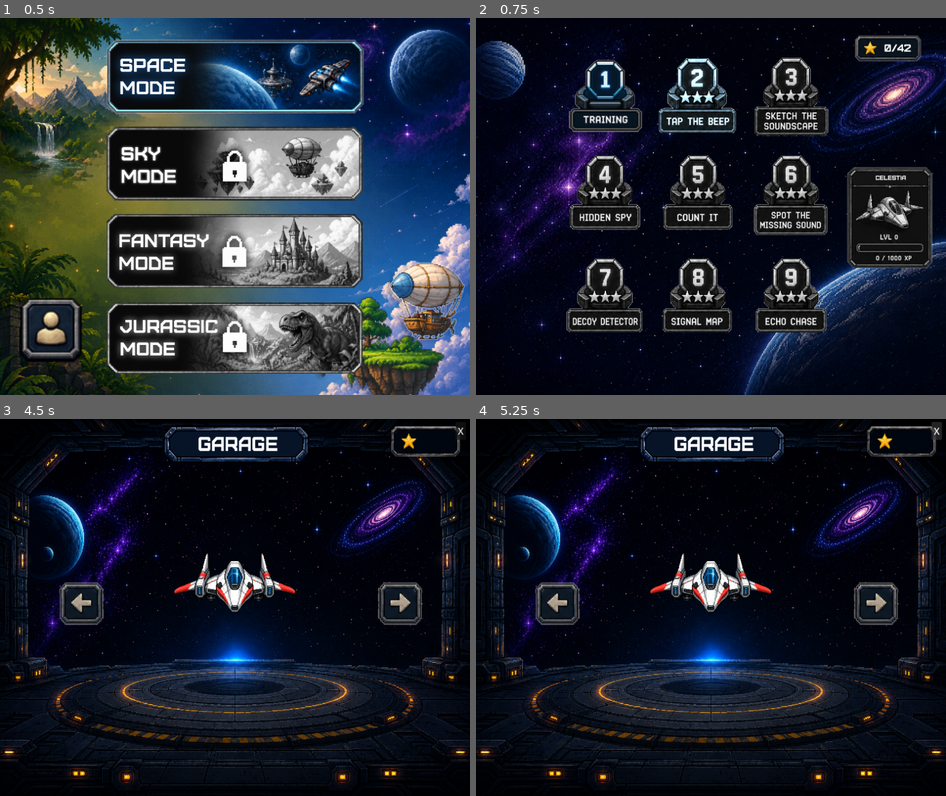
Above: before the commit, frames 1-4 (two rows, left to right).
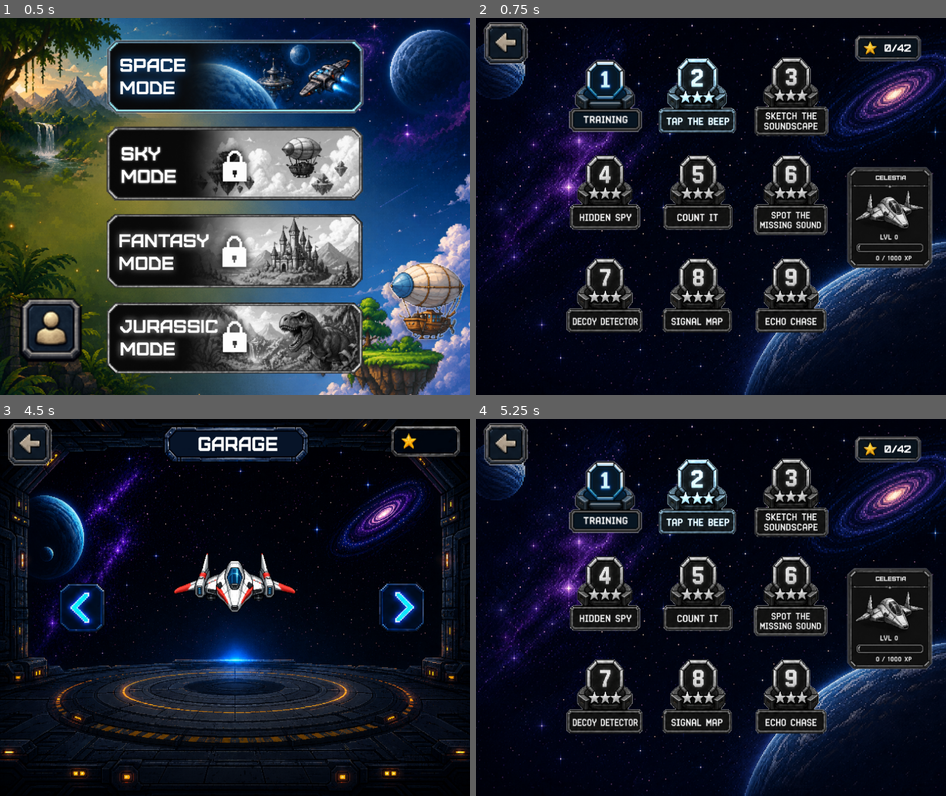
Above: after the commit, the same moments.

Repository: bibyeo/ATTuneonlineGODOT
Game: Godot game, scene res://Scenes/SelectScreen.tscn
The game is run twice, just before and just after one commit, with the same random seed, the same clock (stepped at 60 frames per second) and the same inputs.
Inputs (mouse positions are in pixels of both pictures, inside the frame that each line leads up to; where the layout moved, square brackets give the same spot in the first picture):
- Up to frame 1 (0.5 s): no input
- Up to frame 2 (0.75 s): click (711, 82) at 0.5 s
- Up to frame 3 (4.5 s): click (131, 498) at 1.25 s; click (28, 445) at 2 s; click (220, 498) at 2.75 s; click (28, 445) at 3.5 s; click (413, 618) at 4.25 s
- Up to frame 4 (5.25 s): click (504, 445) [936, 430] at 5 s

Frame 1 is identical in both runs. In frame 2, 0.8% of the frame differs, in the area x 1-12%, y 1-13%; in frame 3, 2.7%; in frame 4, 40%, in the area x 0-100%, y 0-100%.

Commit message:
Added back buttons

Diff:
--- /dev/null
+++ b/ATTuneProject/Scenes/GarageExit.gd
@@ -0,0 +1,4 @@
+extends TextureButton
+
+func _on_button_down() -> void:
+	get_tree().change_scene_to_file("res://Scenes/space_level_select.tscn")
--- /dev/null
+++ b/ATTuneProject/Scenes/SpaceLevelSelectExit.gd
@@ -0,0 +1,4 @@
+extends TextureButton
+
+func _on_button_down() -> void:
+	get_tree().change_scene_to_file("res://Scenes/SelectScreen.tscn")
--- a/ATTuneProject/Scenes/garrage.tscn
+++ b/ATTuneProject/Scenes/garrage.tscn
@@ -2,8 +2,10 @@
 
 [ext_resource type="Script" uid="uid://dhs62a6iwbs5l" path="res://Scenes/garrage.gd" id="1_ubrd6"]
 [ext_resource type="Texture2D" uid="uid://dx28q8i02vu3i" path="res://Assets/Garage/background.png" id="2_48f2c"]
-[ext_resource type="Texture2D" uid="uid://cqhfudiryx0rn" path="res://Assets/Screen 3/back.png" id="3_48f2c"]
-[ext_resource type="Script" uid="uid://b4j8gsjluaakq" path="res://Scenes/exit_button.gd" id="2_7h71p"]
+[ext_resource type="Texture2D" uid="uid://cc7tvdasd5chr" path="res://Assets/Garage/left.png" id="3_vjm3f"]
+[ext_resource type="Texture2D" uid="uid://dhg0d3hgompe1" path="res://Assets/Garage/right.png" id="4_84vo7"]
+[ext_resource type="Texture2D" uid="uid://d0bt2rmy3i1w1" path="res://Assets/Screen 5/back.png" id="5_gxpy2"]
+[ext_resource type="Script" uid="uid://bln1pi1r2mbi0" path="res://Scenes/GarageExit.gd" id="6_8ijlh"]
 
 [node name="Garrage" type="Control" unique_id=1851975263]
 layout_mode = 3
@@ -28,7 +30,7 @@
 offset_top = 280.0
 offset_right = 180.0
 offset_bottom = 356.0
-texture_normal = ExtResource("3_48f2c")
+texture_normal = ExtResource("3_vjm3f")
 
 [node name="RightButton" type="TextureButton" parent="." unique_id=855525114]
 layout_mode = 0
@@ -36,17 +38,17 @@
 offset_top = 280.0
 offset_right = 730.0
 offset_bottom = 356.0
-texture_normal = ExtResource("3_48f2c")
-flip_h = true
+texture_normal = ExtResource("4_84vo7")
 
-[node name="ExitButton" type="Button" parent="." unique_id=1832924289]
+[node name="ExitButton" type="TextureButton" parent="." unique_id=1829056537]
 layout_mode = 0
-offset_left = 785.0
-offset_top = 5.0
-offset_right = 803.0
-offset_bottom = 36.0
-text = "X"
-script = ExtResource("2_7h71p")
+offset_left = 11.0
+offset_top = 6.0
+offset_right = 91.0
+offset_bottom = 82.0
+texture_normal = ExtResource("5_gxpy2")
+script = ExtResource("6_8ijlh")
 
 [connection signal="button_down" from="LeftButton" to="." method="_on_left_button_button_down"]
 [connection signal="button_down" from="RightButton" to="." method="_on_right_button_button_down"]
+[connection signal="button_down" from="ExitButton" to="ExitButton" method="_on_button_down"]
--- a/ATTuneProject/Scenes/space_level_select.tscn
+++ b/ATTuneProject/Scenes/space_level_select.tscn
@@ -4,9 +4,11 @@
 [ext_resource type="Texture2D" uid="uid://c3fkri40v0box" path="res://Assets/Screen 2/levels.png" id="2_n0emx"]
 [ext_resource type="Texture2D" uid="uid://db82js7th3tmy" path="res://Assets/Screen 2/lv1.png" id="3_lj281"]
 [ext_resource type="Script" uid="uid://c3e0f8k3m5vx0" path="res://Scenes/garrage_button.gd" id="4_n0emx"]
-[ext_resource type="Script" path="res://Scenes/level1_button.gd" id="5_lvl1"]
-[ext_resource type="Texture2D" path="res://Assets/Screen 2/lv2.png" id="7_lv2tex"]
-[ext_resource type="Script" path="res://Scenes/level2_button.gd" id="8_lvl2"]
+[ext_resource type="Script" uid="uid://b4t1j8ydida3k" path="res://Scenes/level1_button.gd" id="5_lvl1"]
+[ext_resource type="Texture2D" uid="uid://bco3eshwdeidx" path="res://Assets/Screen 2/lv2.png" id="7_lv2tex"]
+[ext_resource type="Script" uid="uid://dha0twj0wx53g" path="res://Scenes/level2_button.gd" id="8_lvl2"]
+[ext_resource type="Texture2D" uid="uid://d0bt2rmy3i1w1" path="res://Assets/Screen 5/back.png" id="8_twenu"]
+[ext_resource type="Script" uid="uid://dqi3vctasloqf" path="res://Scenes/SpaceLevelSelectExit.gd" id="9_0ywan"]
 
 [node name="SpaceLevelSelect" type="Control" unique_id=62907779]
 layout_mode = 3
@@ -43,7 +45,7 @@
 stretch_mode = 4
 script = ExtResource("5_lvl1")
 
-[node name="Level2Button" type="TextureButton" parent="."]
+[node name="Level2Button" type="TextureButton" parent="." unique_id=1462259638]
 layout_mode = 0
 offset_left = 315.0
 offset_top = 69.0
@@ -63,6 +65,16 @@
 flat = true
 script = ExtResource("4_n0emx")
 
+[node name="ExitButton" type="TextureButton" parent="." unique_id=1102424931]
+layout_mode = 0
+offset_left = 11.0
+offset_top = 6.0
+offset_right = 91.0
+offset_bottom = 82.0
+texture_normal = ExtResource("8_twenu")
+script = ExtResource("9_0ywan")
+
+[connection signal="button_down" from="Level1Button" to="Level1Button" method="_on_button_down"]
 [connection signal="button_down" from="Level2Button" to="Level2Button" method="_on_button_down"]
-[connection signal="button_down" from="Level1Button" to="Level1Button" method="_on_button_down"]
 [connection signal="button_down" from="GarageButton" to="GarageButton" method="_on_button_down"]
+[connection signal="button_down" from="ExitButton" to="ExitButton" method="_on_button_down"]
Not shown, added: ATTuneProject/Scenes/GarageExit.gd.uid
Not shown, added: ATTuneProject/Scenes/SpaceLevelSelectExit.gd.uid
